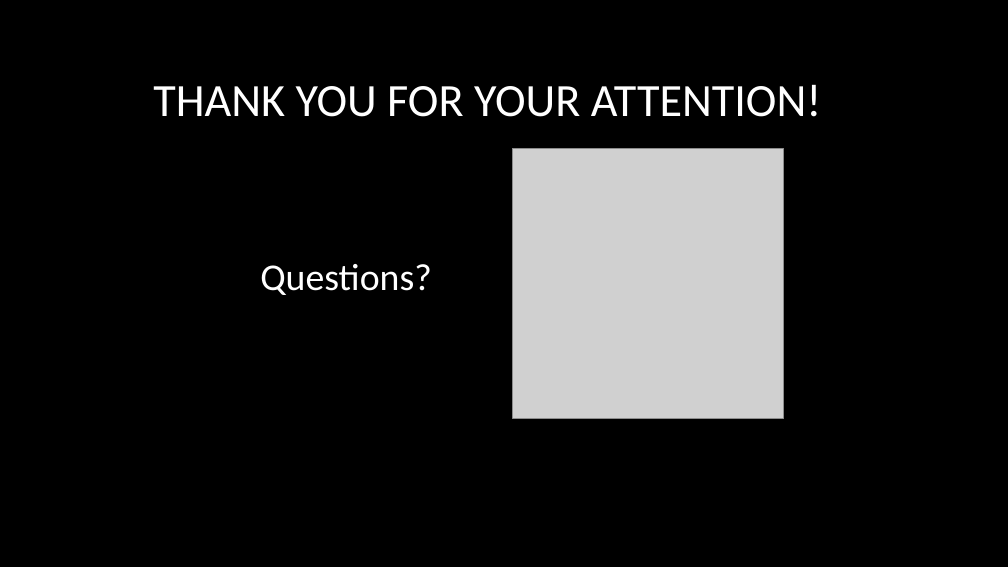
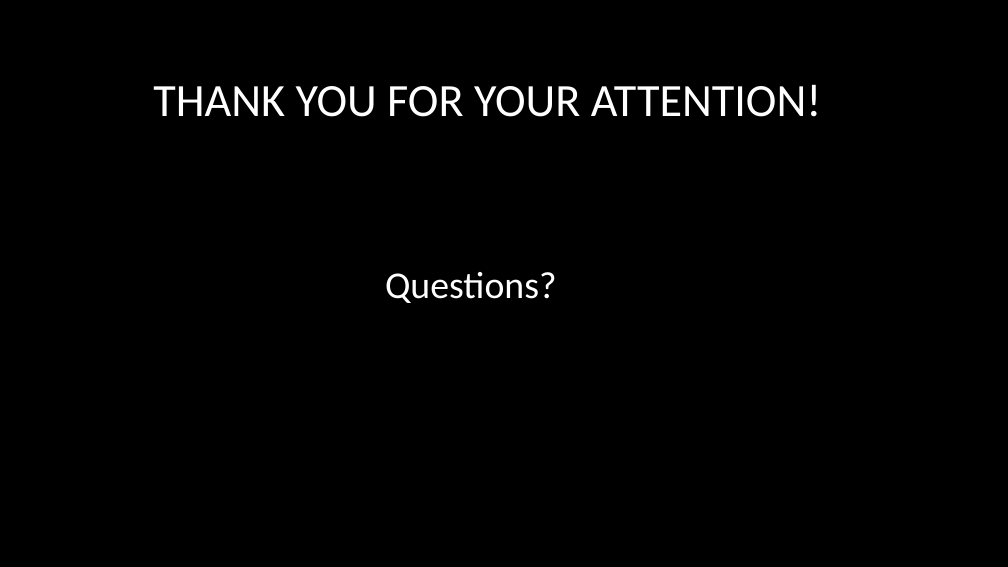
Before and after one commit to gpu-primitives-course/gpu-primitives-course.github.io, a slide deck: slide 76 of content/sa-course-slides.pptx (slide 77 before the commit). Drawn at 1008x567 pixels with LibreOffice and Linux fonts; fonts in the diff are those of the drawing; grey boxes stand for pictures; background and template pictures are left out. Boxes give left, top, right and bottom in pixels: in the first picture for what was removed or moved away, otherwise in the second. Text is boxed around its words. In the diff, an @@ line names an element or a change of style, - is before the commit and + after.

```diff
--- a/content/sa-course-slides.pptx
+++ b/content/sa-course-slides.pptx
@@ picture removed at [513, 148, 783, 419] @@
@@ text "Questions?": place and size @@
-text "Questions?" at [260, 264, 431, 295]
+text "Questions?" at [385, 272, 556, 303]
```
Also in this commit, not shown: 7 other slides changed, 1 slide removed, 3 other files.
